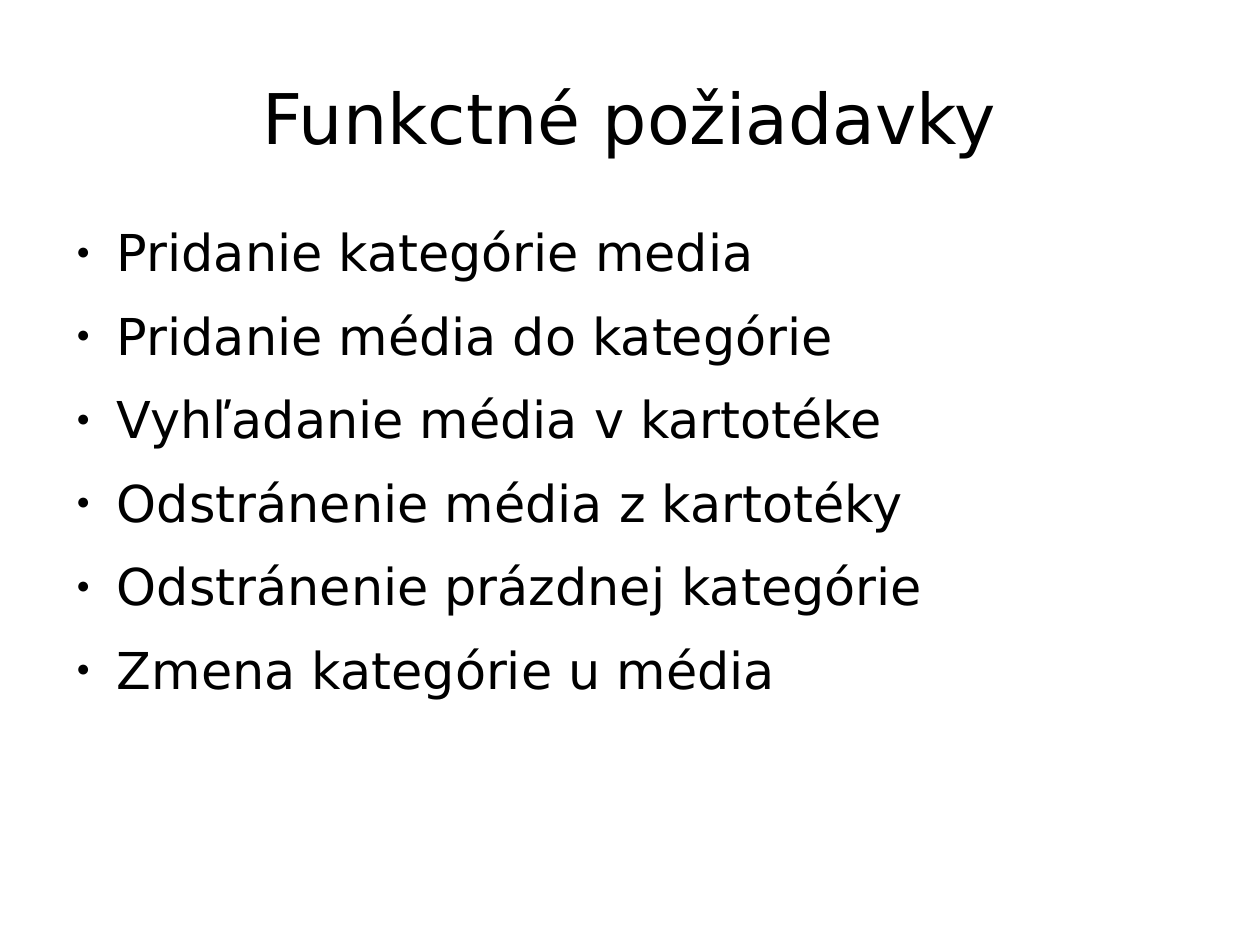
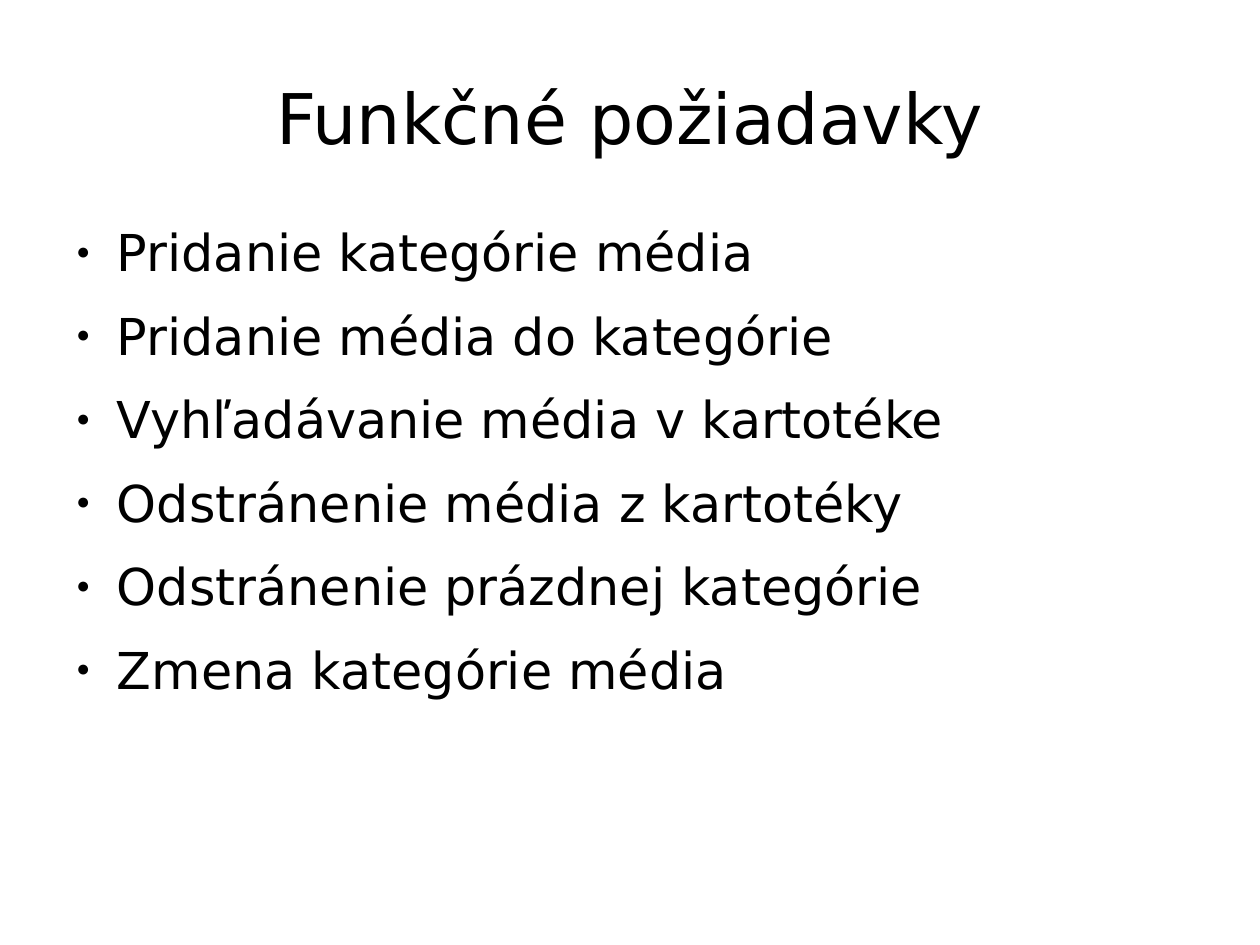
Before and after one commit to pestanko/PB138---Kartoteka, a slide deck: slide 5 of doc/presentation/Prezentacia.odp. Drawn at 1260x945 pixels with LibreOffice and Linux fonts; fonts in the diff are those of the drawing. Boxes give left, top, right and bottom in pixels: in the first picture for what was removed or moved away, otherwise in the second. Text is boxed around its words. In the diff, an @@ line names an element or a change of style, - is before the commit and + after.

```diff
--- a/doc/presentation/Prezentacia.odp
+++ b/doc/presentation/Prezentacia.odp
@@ title at [276, 88, 982, 159]: text changed @@
-Funkctné požiadavky
+Funkčné požiadavky
@@ text at [117, 230, 753, 282]: text changed @@
-● Pridanie kategórie media
+● Pridanie kategórie média
@@ text at [117, 397, 943, 449]: text changed @@
-● Vyhľadanie média v kartotéke
+● Vyhľadávanie média v kartotéke
@@ text at [117, 648, 726, 700]: text changed @@
-● Zmena kategórie u média
+● Zmena kategórie média
```
Also in this commit, not shown: 8 other slides changed.
